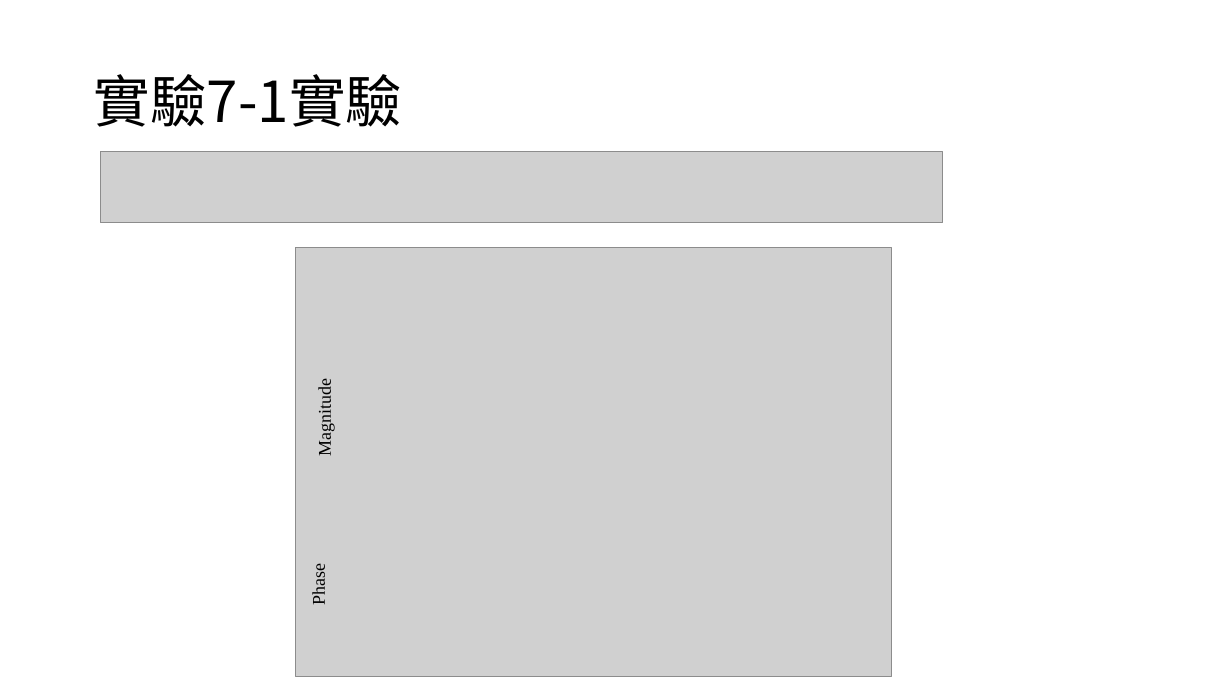
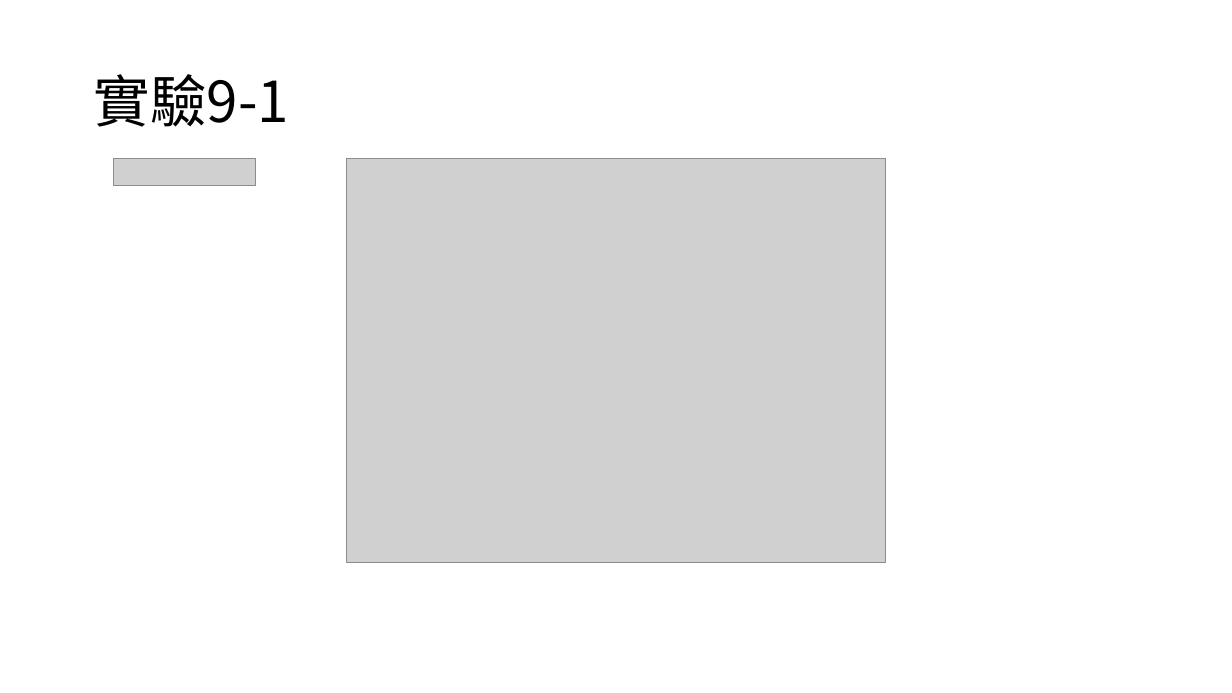
Before and after one commit to yeyi58095/control_lab, a slide deck: slide 4 of 實驗九/presentation/實驗九_第二組_葉彥辰_郭亮佑_蘇昱嘉.pptx (slide 3 before the commit). Drawn at 1232x693 pixels with LibreOffice and Linux fonts; fonts in the diff are those of the drawing; grey boxes stand for pictures. Boxes give left, top, right and bottom in pixels: in the first picture for what was removed or moved away, otherwise in the second. Text is boxed around its words. In the diff, an @@ line names an element or a change of style, - is before the commit and + after.

```diff
--- a/實驗九/presentation/實驗九_第二組_葉彥辰_郭亮佑_蘇昱嘉.pptx
+++ b/實驗九/presentation/實驗九_第二組_葉彥辰_郭亮佑_蘇昱嘉.pptx
@@ title at [94, 74, 289, 127]: text changed @@
-實驗7-1實驗
+實驗9-1
@@ picture removed at [101, 152, 944, 223] @@
@@ picture added at [114, 158, 255, 186] @@
@@ picture: place and size @@
-picture at [296, 248, 892, 677]
+picture at [347, 158, 885, 563]
@@ text removed at [315, 386, 335, 455] @@
-Magnitude
@@ text removed at [309, 567, 329, 604] @@
-Phase
```
Also in this commit, not shown: 1 other slide changed, 8 slides added, 6 slides removed, 1 other file.
